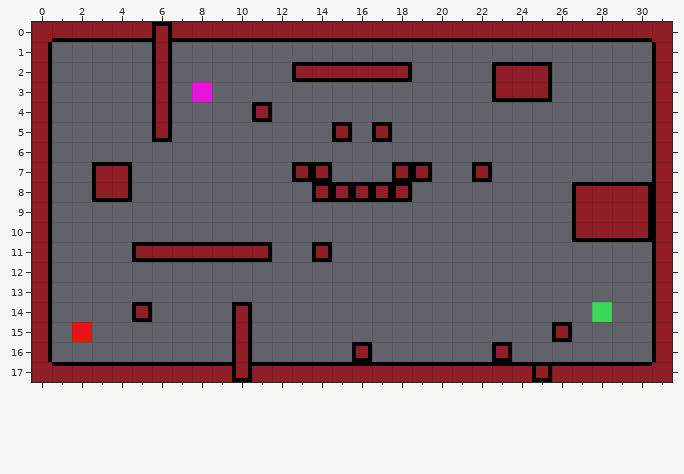
Two versions of a level (Tiled map, Game1/Engine/LevelLoader/Levels/test-level.tmx). Above is the file before it was changed.
Cells are 50x50 px. Shown: x 0..31, y 0..17.
And afterwards:
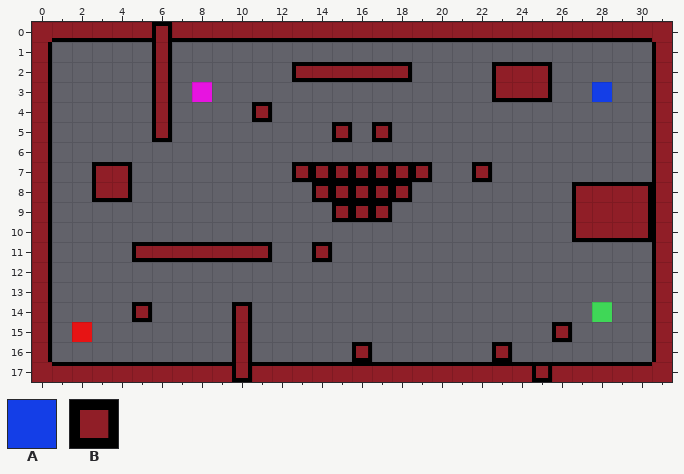
Key: from "player2": A 0; from "wall-closed": B 0.
_ is an empty cell.
Changes in this commit:
Layer "Tile Layer 1":
y 3: x 28 _ -> A
y 7: x 15..17 ___ -> BBB
y 9: x 15..17 ___ -> BBB
Changed places in both pictures, as pixel boxes (x1, y1, x2, y2):
added: (592, 82, 612, 102)
added: (332, 162, 392, 182)
added: (332, 202, 392, 222)
